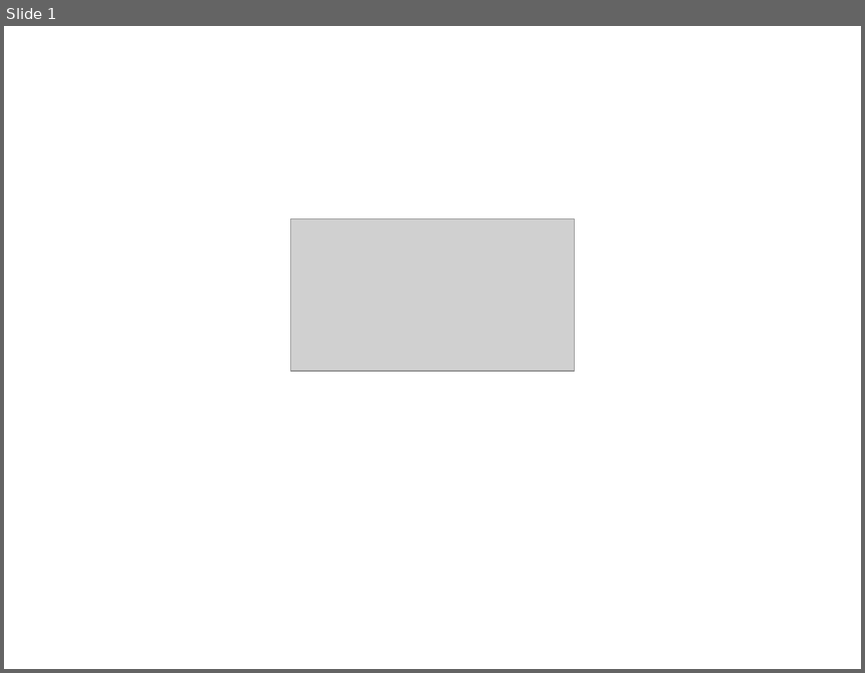
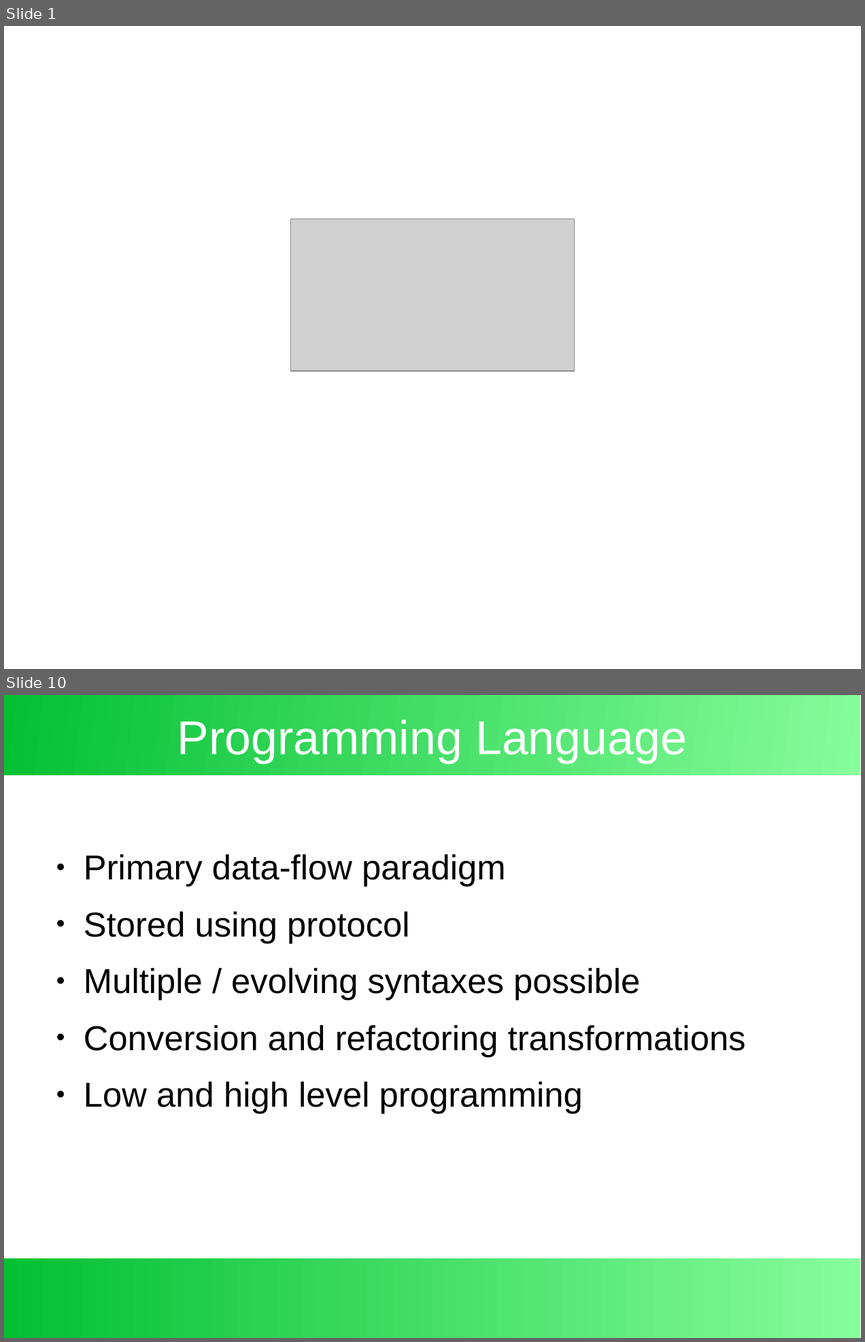
Before and after one commit to exbin/exbin-doc, a slide deck: presentation/exbin-overview.odp. Shown one above the other, each under a label of ours: slide 1 before the commit, slides 1 and 10 after it; the slides between them are not shown. The pictures are 865x673 and 865x1342 pixels, drawn with LibreOffice and Linux fonts; fonts in the diff are those of the drawing; grey boxes stand for pictures; background and template pictures are left out. Boxes give left, top, right and bottom in pixels: in the first picture for what was removed or moved away, otherwise in the second. Text is boxed around its words. In the diff, an @@ line names an element or a change of style, - is before the commit and + after.

```diff
--- a/presentation/exbin-overview.odp
+++ b/presentation/exbin-overview.odp
@@ slide 10 added at (4,695,861,1338), background #FFFFFF @@
@@ rectangle added at (4,695,861,775), fill gradient #87FD9B to #03C033 @@
@@ title added at (177,719,687,763), 44 pt, text #FFFFFF @@
+Programming Language
@@ text added at (84,854,746,1114), 32 pt, text #000000 @@
+● Primary data-flow paradigm
+● Stored using protocol
+● Multiple / evolving syntaxes possible
+● Conversion and refactoring transformations
+● Low and high level programming
@@ rectangle added at (4,1258,861,1338), fill gradient #87FD9B to #03C033 @@
```
Also in this commit, not shown: 5 slides changed, 7 other slides added, 1 slide removed, 2 other files.
